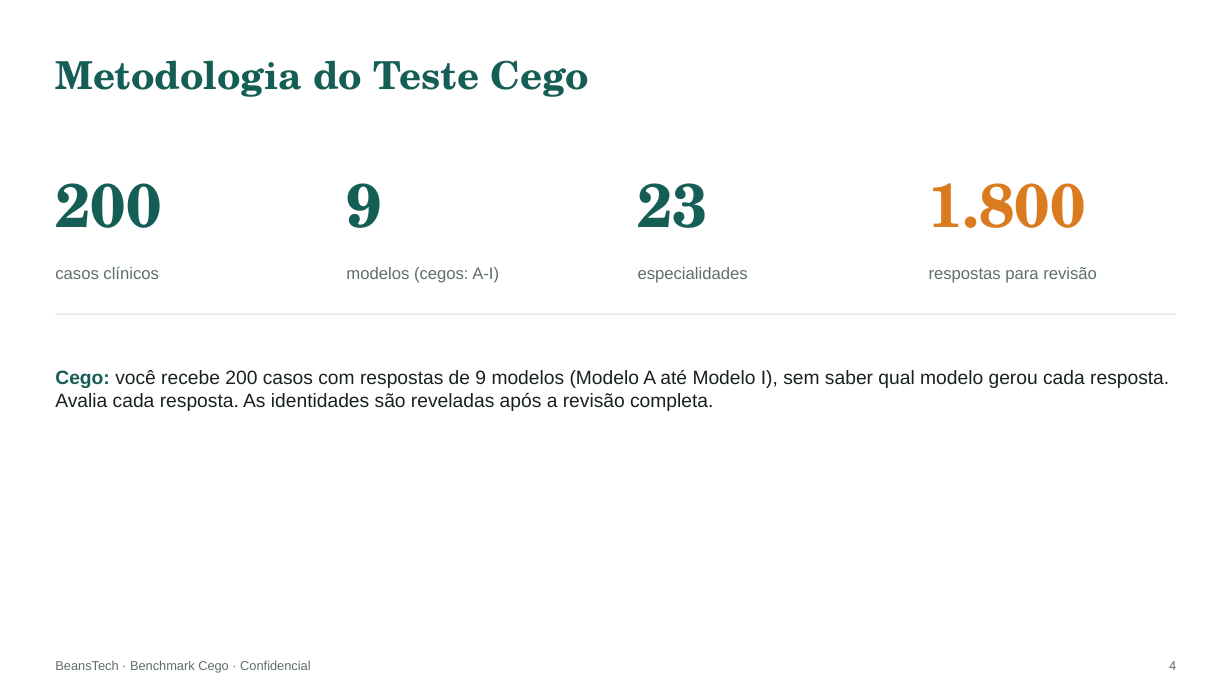
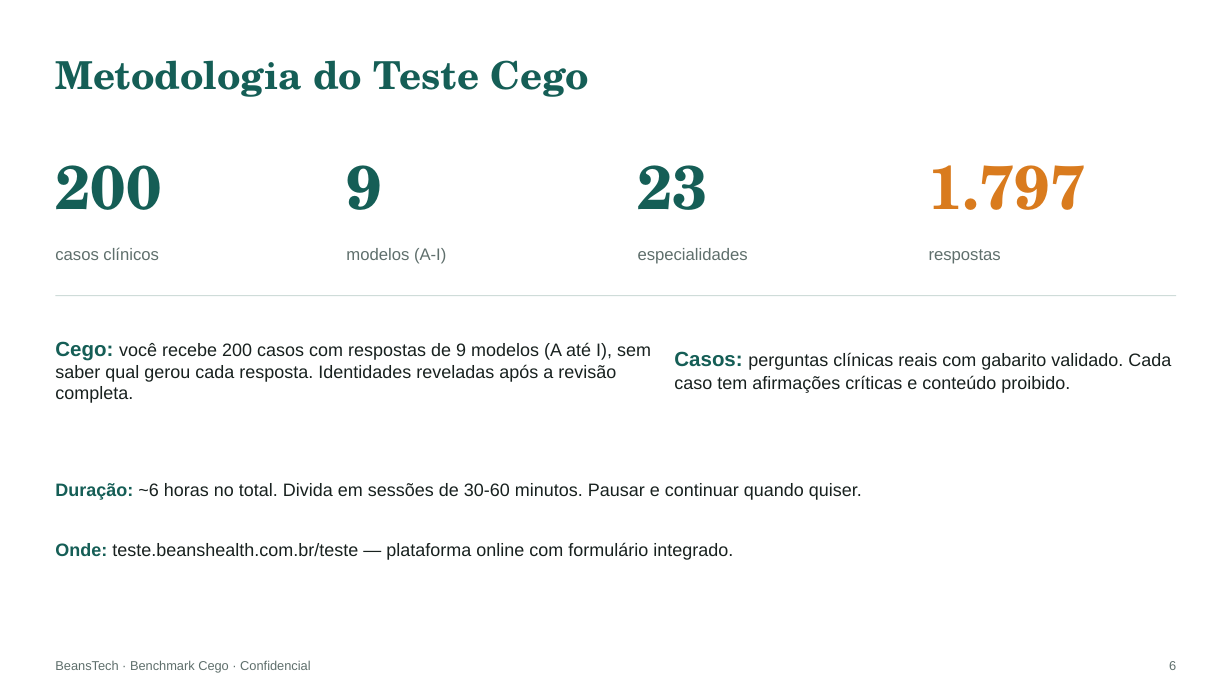
Before and after one commit to beanstechhub/healthtech-infra, a slide deck: slide 6 of apresentacoes/Benchmark_Cego_Medicos.pptx (slide 4 before the commit). Drawn at 1232x693 pixels with LibreOffice and Linux fonts; fonts in the diff are those of the drawing. Boxes give left, top, right and bottom in pixels: in the first picture for what was removed or moved away, otherwise in the second. Text is boxed around its words. In the diff, an @@ line names an element or a change of style, - is before the commit and + after.

Commit message:
Slides completos: LGPD, IA como ferramenta, Einstein 5/8 preenchidos, Qwen 5/6/8 com contexto clínico, Benchmark 10 slides

```diff
--- a/apresentacoes/Benchmark_Cego_Medicos.pptx
+++ b/apresentacoes/Benchmark_Cego_Medicos.pptx
@@ text at box(929, 165, 1086, 210): text changed @@
-1.800
+1.797
@@ text at box(346, 248, 446, 264): text changed @@
-modelos (cegos: A-I)
+modelos (A-I)
@@ text at box(929, 249, 1001, 264): text changed @@
-respostas para revisão
+respostas
@@ 5 texts, 1 line: place and size @@
-5 texts, 1 line at box(55, 183, 1177, 314)
+5 texts, 1 line at box(55, 165, 1177, 296)
@@ text at box(55, 341, 651, 403): text changed; size 15 to 14 pt @@
-Cego: você recebe 200 casos com respostas de 9 modelos (Modelo A até Modelo I), sem saber qual modelo gerou cada resposta. Avalia cada resposta. As identidades são reveladas após a revisão completa.
+Cego: você recebe 200 casos com respostas de 9 modelos (A até I), sem saber qual gerou cada resposta. Identidades reveladas após a revisão completa.
@@ text added at box(674, 351, 1171, 393), 14 pt, text #18211F @@
+Casos: perguntas clínicas reais com gabarito validado. Cada caso tem afirmações críticas e conteúdo proibido.
@@ text added at box(55, 483, 862, 500), 14 pt, text #18211F @@
+Duração: ~6 horas no total. Divida em sessões de 30-60 minutos. Pausar e continuar quando quiser.
@@ text added at box(55, 543, 733, 560), 14 pt, text #18211F @@
+Onde: teste.beanshealth.com.br/teste — plataforma online com formulário integrado.
@@ text at box(1169, 661, 1176, 670): text changed @@
-4
+6
```
Also in this commit, not shown: 6 other slides changed, 3 slides added, 1 slide removed, 10 other files.
